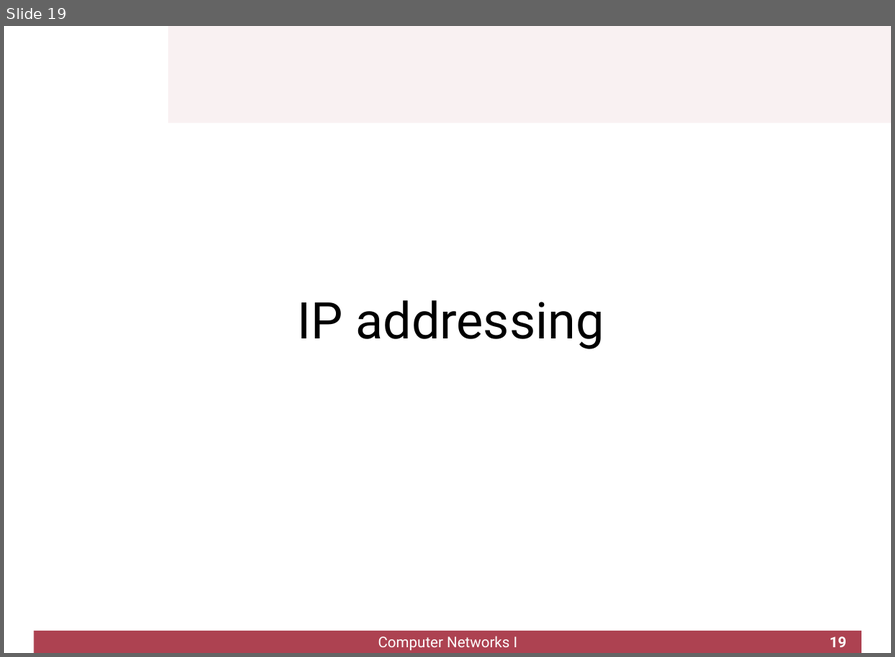
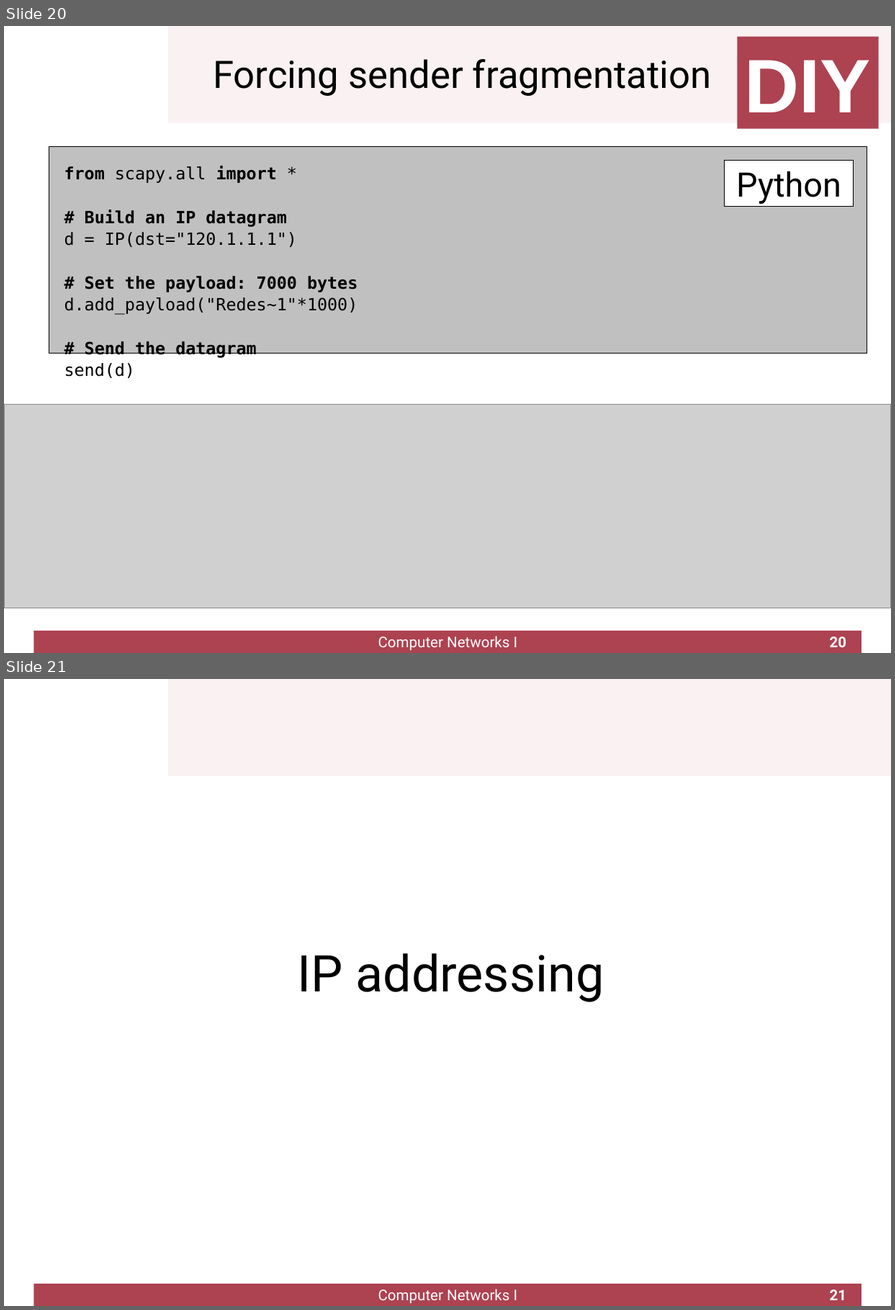
Before and after one commit to cletomartin/redes1, a slide deck: slides/network.odp. Shown one above the other, each under a label of ours: slide 19 before the commit, slides 20 and 21 after it. The pictures are 895x657 and 895x1310 pixels, drawn with LibreOffice and Linux fonts; fonts in the diff are those of the drawing; grey boxes stand for pictures; background and template pictures are left out. Boxes give left, top, right and bottom in pixels: in the first picture for what was removed or moved away, otherwise in the second. Text is boxed around its words. In the diff, an @@ line names an element or a change of style, - is before the commit and + after.

```diff
--- a/slides/network.odp
+++ b/slides/network.odp
@@ slide 20 added at (4,26,891,653), background #FFFFFF; not listed: 2 template elements that a slide beside it also shows @@
@@ rectangle added at (737,37,878,129), fill #AD4251, 72 pt, text #FFFFFF, bold @@
+DIY
@@ title added at (213,59,711,96), 36 pt, text #000000 @@
+Forcing sender fragmentation
@@ rectangle added at (49,147,867,354), fill #C0C0C0, outline #000000 0 pt, 16 pt, text #000000, bold @@
+from scapy.all import *
+# Build an IP datagram
+d = IP(dst="120.1.1.1")
+# Set the payload: 7000 bytes
+d.add_payload("Redes~1"*1000)
+# Send the datagram
+send(d)
@@ text added at (724,161,853,206), fill #FFFFFF, outline #000000 0 pt, 32 pt, text #000000 @@
+Python
@@ picture added at (4,405,891,608) @@
@@ text added at (378,636,518,650), 14 pt, text #FFFFFF @@
+Computer Networks I
@@ page number added at (830,637,847,647), 14 pt, text #FFFFFF, bold @@
+20
@@ what was slide 19 is now slide 21 @@
@@ page number at (830,1290,847,1300): text changed @@
-19
+21
```
Also in this commit, not shown: 4 slides changed, 1 other slide added, 1 other file.
